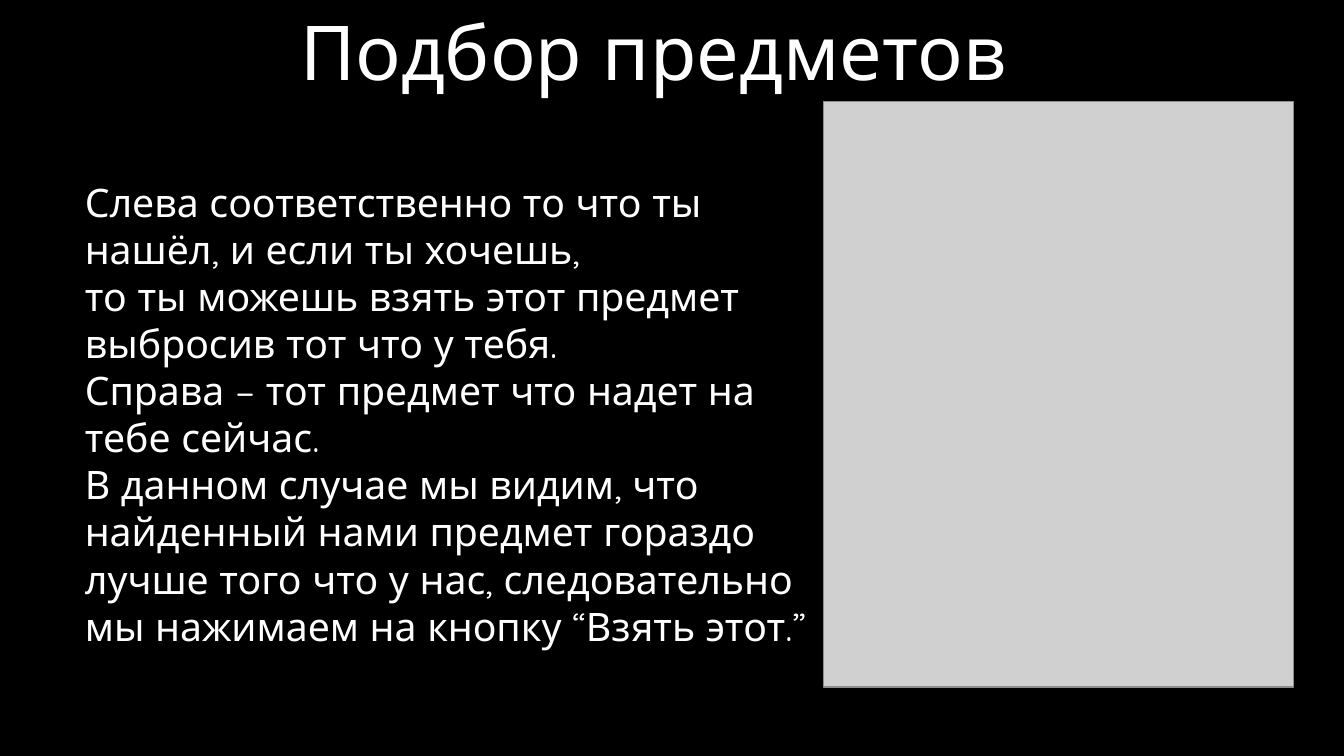
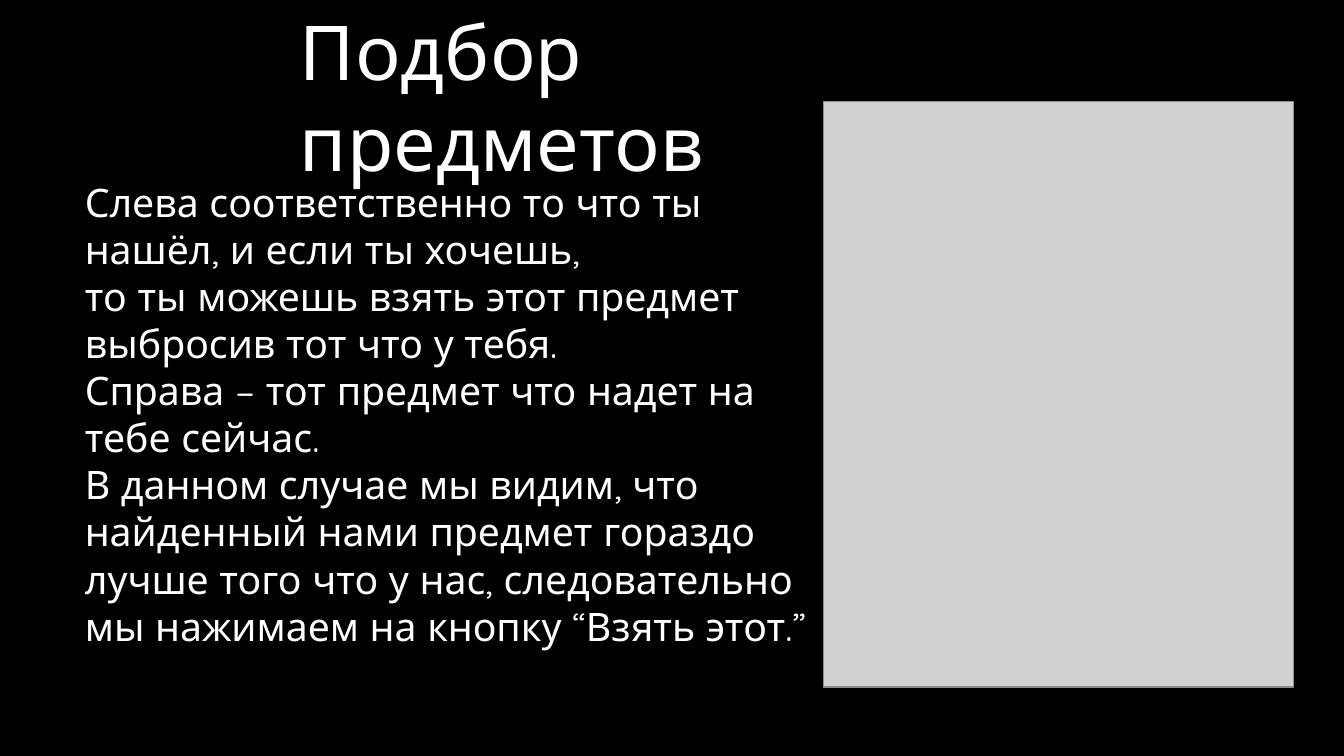
Before and after one commit to Lairty/Kvo-v2, a slide deck: slide 5 of Аннотация к работе.pptx. Drawn at 1344x756 pixels with LibreOffice and Linux fonts; fonts in the diff are those of the drawing; grey boxes stand for pictures; background and template pictures are left out. Boxes give left, top, right and bottom in pixels: in the first picture for what was removed or moved away, otherwise in the second. Text is boxed around its words. In the diff, an @@ line names an element or a change of style, - is before the commit and + after.

```diff
--- a/Аннотация к работе.pptx
+++ b/Аннотация к работе.pptx
@@ text "Подбор предметов" rewrapped from [300,22,1007,98] to [300,22,704,189] @@
@@ text "Слева соответственно то что ты ..." rewrapped from [85,188,793,651] to [85,181,793,651] @@
```
Also in this commit, not shown: 9 other slides changed, 1 slide added, 1 slide removed.
